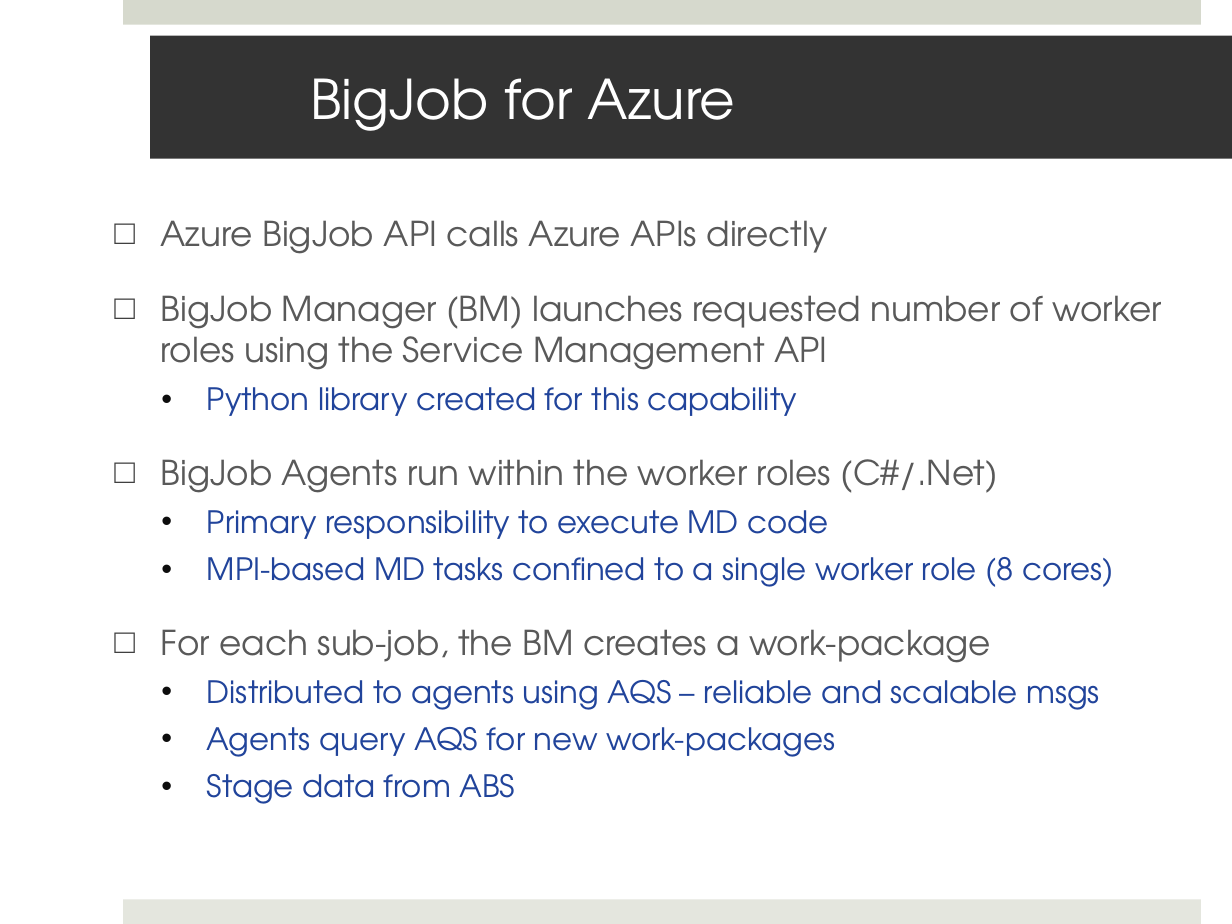
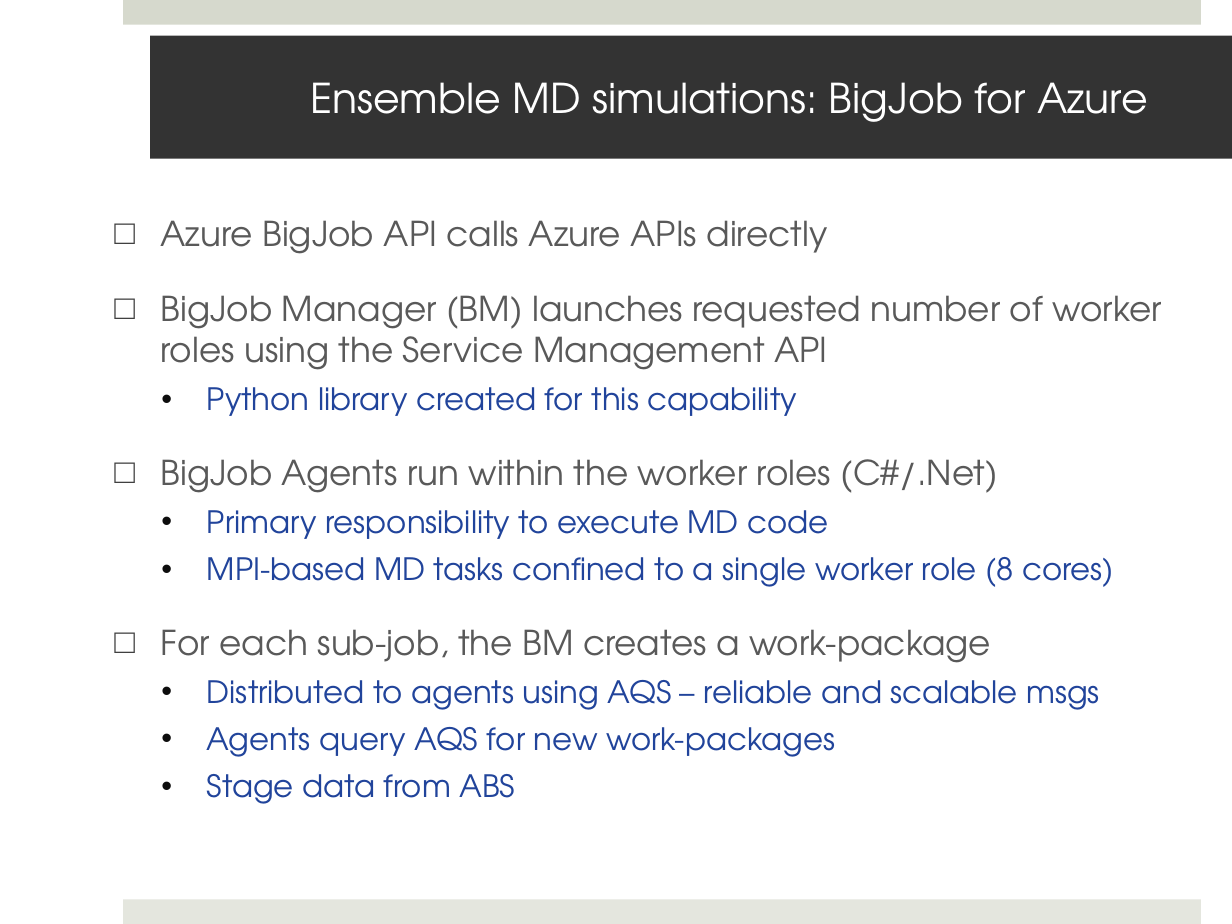
Before and after one commit to saga-project/saga-cpp-legacy-projects, a slide deck: slide 19 of saga-talks/abstractions_for_ls-microsoft.pptx. Drawn at 1232x924 pixels with LibreOffice and Linux fonts; fonts in the diff are those of the drawing; background and template pictures are left out. Boxes give left, top, right and bottom in pixels: in the first picture for what was removed or moved away, otherwise in the second. Text is boxed around its words. In the diff, an @@ line names an element or a change of style, - is before the commit and + after.

```diff
--- a/saga-talks/abstractions_for_ls-microsoft.pptx
+++ b/saga-talks/abstractions_for_ls-microsoft.pptx
@@ title at (310, 82, 1148, 122): text changed; size 32 to 24 pt @@
-BigJob for Azure
+Ensemble MD simulations: BigJob for Azure
```
Also in this commit, not shown: 7 other slides changed.
